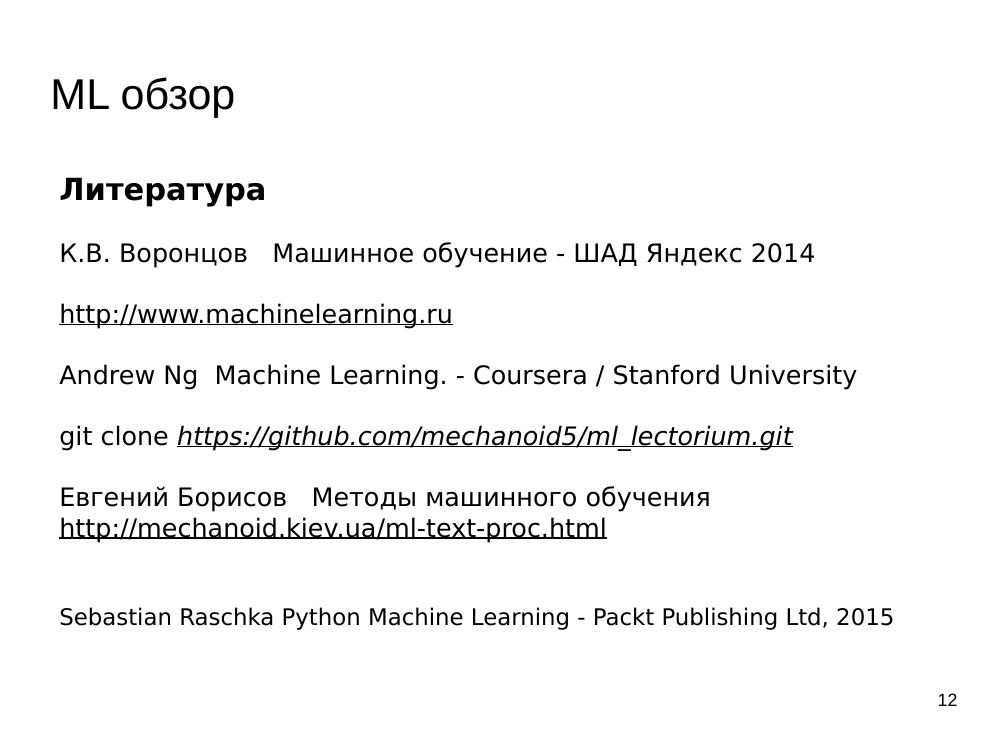
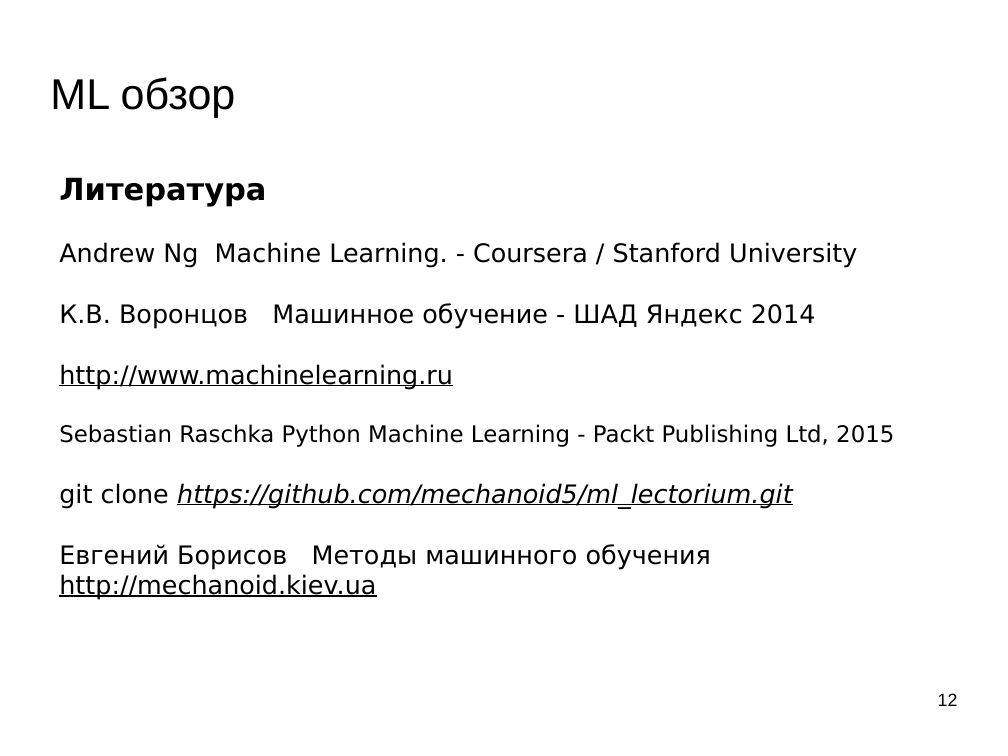
Before and after one commit to mechanoid5/ml_lectorium_legacy, a slide deck: slide 12 of 15-conclusion.odp. Drawn at 1008x756 pixels with LibreOffice and Linux fonts; fonts in the diff are those of the drawing; background and template pictures are left out. Boxes give left, top, right and bottom in pixels: in the first picture for what was removed or moved away, otherwise in the second. Text is boxed around its words. In the diff, an @@ line names an element or a change of style, - is before the commit and + after.

```diff
--- a/15-conclusion.odp
+++ b/15-conclusion.odp
@@ text at (59,242,857,268): paragraph added @@
+Andrew Ng Machine Learning. - Coursera / Stanford University
@@ text at (59,424,894,447): text changed; size 20 to 18 pt @@
-Andrew Ng Machine Learning. - Coursera / Stanford University
+Sebastian Raschka Python Machine Learning - Packt Publishing Ltd, 2015
@@ text at (59,574,376,600): text changed; size 18 to 20 pt @@
-http://mechanoid.kiev.ua/ml-text-proc.html
-Sebastian Raschka Python Machine Learning - Packt Publishing Ltd, 2015
+http://mechanoid.kiev.ua
```
Also in this commit, not shown: 9 other slides changed, 4 other files.
